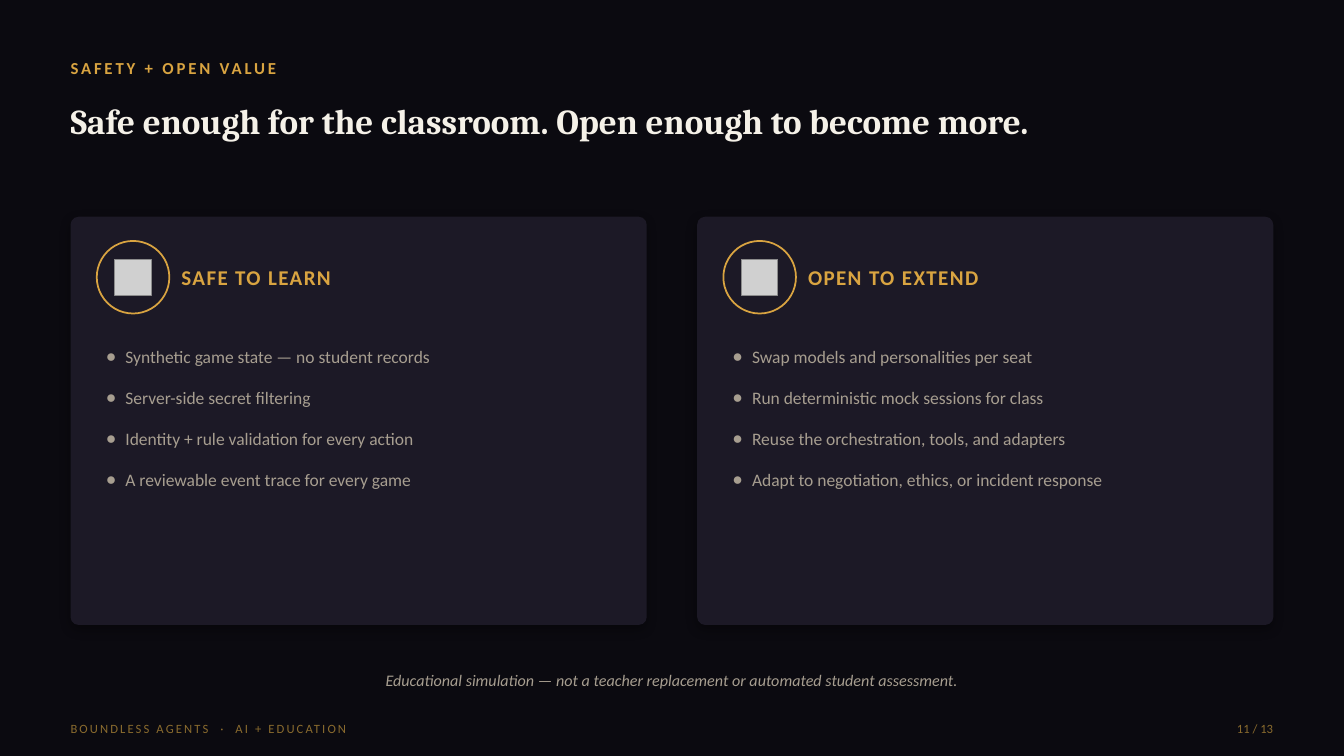
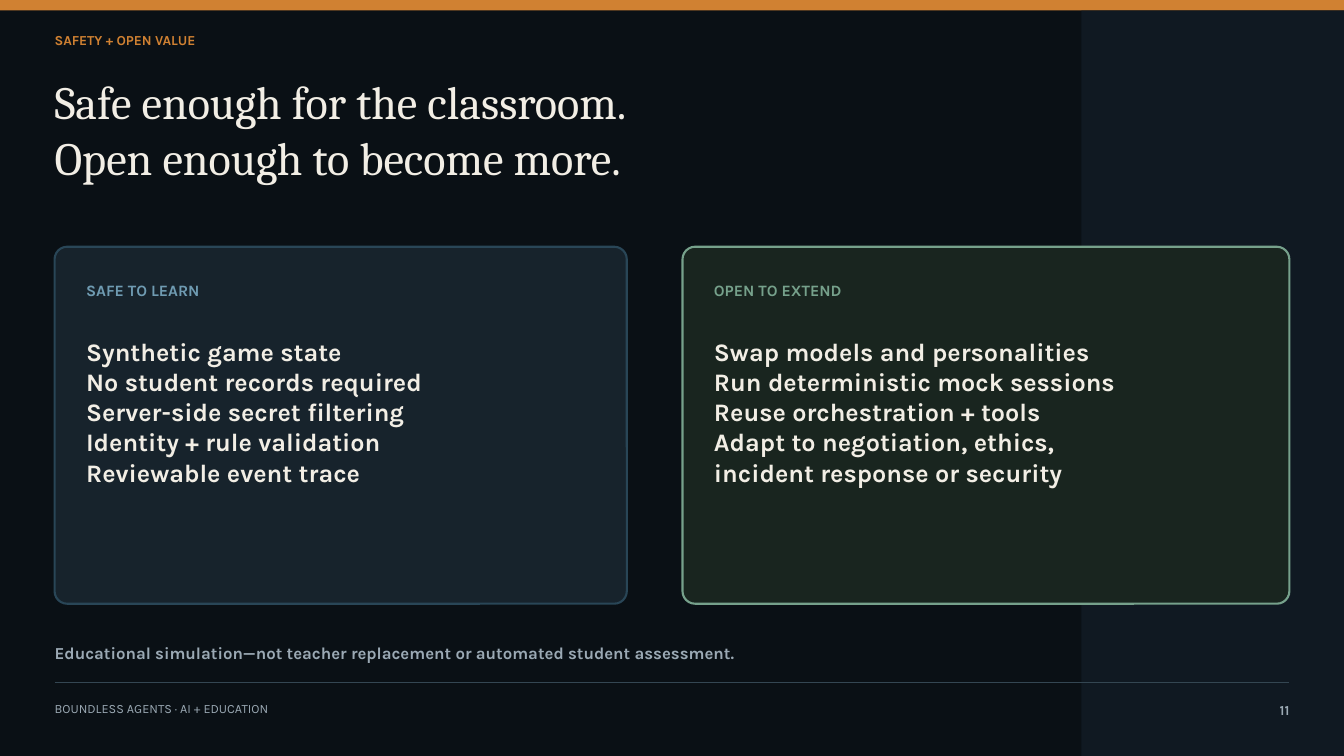
Before and after one commit to mk-tdev/village-of-shadows, a slide deck: slide 11 of submission/goai-2026/village-of-shadows-goai-proposal-deck.pptx. Drawn at 1344x756 pixels with LibreOffice and Linux fonts; fonts in the diff are those of the drawing; grey boxes stand for pictures. Boxes give left, top, right and bottom in pixels: in the first picture for what was removed or moved away, otherwise in the second. Text is boxed around its words. In the diff, an @@ line names an element or a change of style, - is before the commit and + after.

Commit message:
Add evidence-backed learning debrief

```diff
--- a/submission/goai-2026/village-of-shadows-goai-proposal-deck.pptx
+++ b/submission/goai-2026/village-of-shadows-goai-proposal-deck.pptx
@@ background #0B0A10 to #0A1015 @@
@@ rectangle added at bbox=[0, 0, 1344, 10], fill #D08132 @@
@@ rectangle added at bbox=[1082, 10, 1344, 756], fill #101922 @@
@@ text "SAFETY + OPEN VALUE": place and size @@
-text "SAFETY + OPEN VALUE" at bbox=[556, 110, 638, 142]
+text "SAFETY + OPEN VALUE" at bbox=[55, 36, 195, 45]
@@ text "SAFETY + OPEN VALUE" at bbox=[55, 36, 195, 45]: size 12 to 9.8 pt, font Calibri to Karla, text colour #D9A441 to #D08132, letter spacing 2 to 0 pt; vertical alignment middle to top @@
@@ text at bbox=[55, 86, 626, 185]: text changed; size 25 to 33 pt; text colour #F5F1E8 to #F2EEE5; bold off @@
-Safe enough for the classroom. Open enough to become more.
+Safe enough for the classroom.
+Open enough to become more.
@@ rounded rectangle: place and size @@
-rounded rectangle at bbox=[71, 217, 647, 625]
+rounded rectangle at bbox=[54, 247, 627, 604]
@@ rounded rectangle at bbox=[54, 247, 627, 604]: fill #1C1926 to #17232C; outline none to #294657 1.5 pt; shadow off; proportions changed @@
@@ ellipse removed at bbox=[97, 241, 169, 314] @@
@@ picture removed at bbox=[115, 259, 151, 295] @@
@@ rounded rectangle: place and size @@
-rounded rectangle at bbox=[698, 217, 1274, 625]
+rounded rectangle at bbox=[683, 247, 1290, 604]
@@ rounded rectangle at bbox=[683, 247, 1290, 604]: fill #1C1926 to #19251F; outline none to #76A18B 1.5 pt; shadow off; proportions changed @@
@@ ellipse removed at bbox=[724, 241, 797, 314] @@
@@ picture removed at bbox=[742, 259, 778, 295] @@
@@ text "SAFE TO LEARN": place and size @@
-text "SAFE TO LEARN" at bbox=[181, 271, 331, 285]
+text "SAFE TO LEARN" at bbox=[86, 285, 199, 296]
@@ text "SAFE TO LEARN" at bbox=[86, 285, 199, 296]: size 15 to 11.2 pt, font Calibri to Karla, text colour #D9A441 to #6F9BB2, letter spacing 1 to 0 pt; vertical alignment middle to top @@
@@ text "OPEN TO EXTEND": place and size @@
-text "OPEN TO EXTEND" at bbox=[808, 271, 978, 285]
+text "OPEN TO EXTEND" at bbox=[714, 285, 842, 296]
@@ text "OPEN TO EXTEND" at bbox=[714, 285, 842, 296]: size 15 to 11.2 pt, font Calibri to Karla, text colour #D9A441 to #76A18B, letter spacing 1 to 0 pt; vertical alignment middle to top @@
@@ text at bbox=[86, 343, 421, 397]: text changed; size 12.5 to 18 pt; font Calibri to Karla; text colour #A79E90 to #F2EEE5; bold on @@
-● Synthetic game state — no student records
+Synthetic game state
+No student records required
@@ text "Synthetic game state": place and size @@
-text "Synthetic game state" at bbox=[125, 351, 430, 489]
+text "Synthetic game state" at bbox=[86, 343, 421, 483]
@@ text at bbox=[714, 343, 1115, 488]: text changed; size 12.5 to 18 pt; font Calibri to Karla; text colour #A79E90 to #F2EEE5; bold on @@
-● Swap models and personalities per seat
-● Run deterministic mock sessions for class
-● Reuse the orchestration, tools, and adapters
-● Adapt to negotiation, ethics, or incident response
+Swap models and personalities
+Run deterministic mock sessions
+Reuse orchestration + tools
+Adapt to negotiation, ethics,
+incident response or security
@@ text at bbox=[86, 403, 404, 428]: size 12.5 to 18 pt, font Calibri to Karla, text colour #A79E90 to #F2EEE5, bold on in "Server-side secret filtering"; bullet ● to none; line spacing 1.15 to 1; less space between paragraphs @@
@@ text at bbox=[86, 433, 380, 483]: text changed; size 12.5 to 18 pt; font Calibri to Karla; text colour #A79E90 to #F2EEE5; bold on @@
-● Identity + rule validation for every action
-● A reviewable event trace for every game
+Identity + rule validation
+Reviewable event trace
@@ text "Educational simulation—not teacher replacement or ..." at bbox=[55, 647, 735, 663]: vertical alignment middle to top @@
@@ text at bbox=[55, 647, 735, 663]: text changed; size 11.5 to 12 pt; font Calibri to Karla; text colour #A79E90 to #9BA9B4; bold on; italic off @@
-Educational simulation — not a teacher replacement or automated student assessment.
+Educational simulation—not teacher replacement or automated student assessment.
@@ line added from (54, 683) to (1290, 683), #344652 0.75 pt @@
@@ text "BOUNDLESS AGENTS · AI + ...": place and size @@
-text "BOUNDLESS AGENTS · AI + ..." at bbox=[71, 714, 877, 744]
+text "BOUNDLESS AGENTS · AI + ..." at bbox=[55, 705, 269, 713]
@@ text "BOUNDLESS AGENTS · AI + ..." at bbox=[55, 705, 269, 713]: font Calibri to Karla, text colour #8A6B2E to #9BA9B4, letter spacing 1.5 to 0 pt; vertical alignment middle to top @@
@@ text "11" at bbox=[1280, 706, 1290, 715]: vertical alignment middle to top @@
@@ text at bbox=[1280, 706, 1290, 715]: text changed; size 9 to 9.8 pt; font Calibri to Karla; text colour #8A6B2E to #9BA9B4; bold on @@
-11 / 13
+11
```
Also in this commit, not shown: 10 other slides changed, 2 slides added, 2 slides removed, 13 other files.
